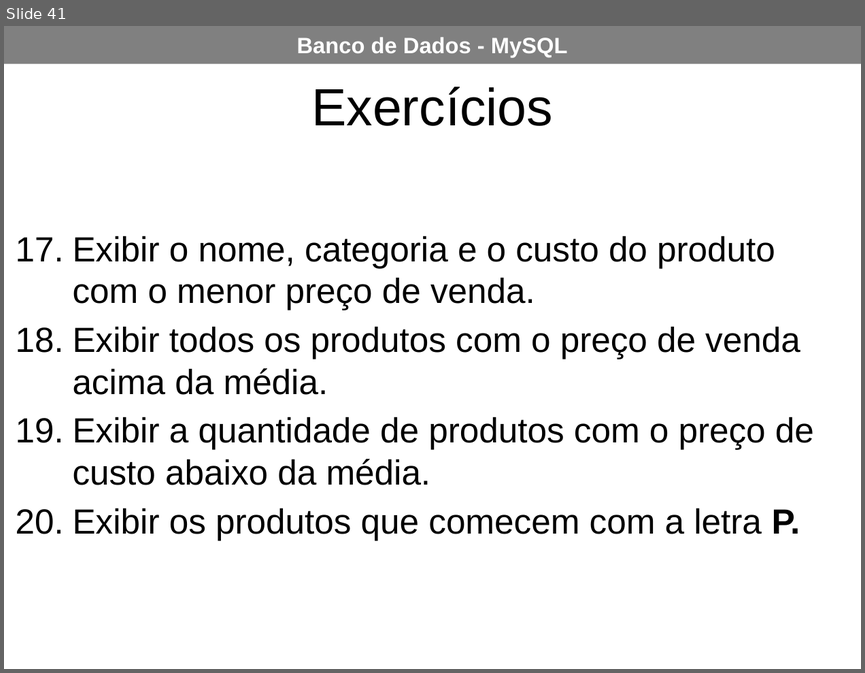
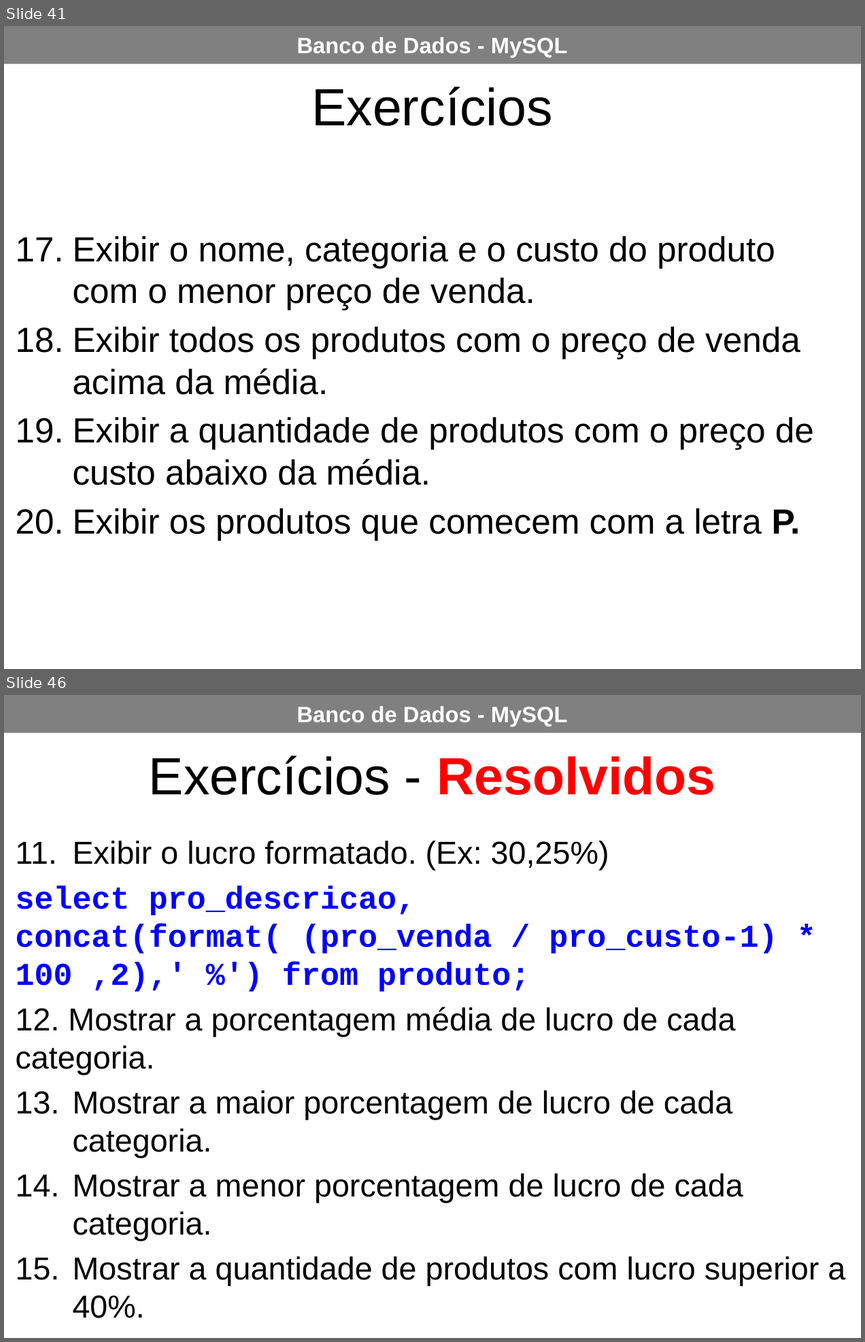
Before and after one commit to AlessandroEtec/2_ETIM_TLBDII, a slide deck: Sistema de Vendas MySQL.pptx. Shown one above the other, each under a label of ours: slide 41 before the commit, slides 41 and 46 after it; the slides between them are not shown. The pictures are 865x673 and 865x1342 pixels, drawn with LibreOffice and Linux fonts; fonts in the diff are those of the drawing. Boxes give left, top, right and bottom in pixels: in the first picture for what was removed or moved away, otherwise in the second. Text is boxed around its words. In the diff, an @@ line names an element or a change of style, - is before the commit and + after.

```diff
--- a/Sistema de Vendas MySQL.pptx
+++ b/Sistema de Vendas MySQL.pptx
@@ slide 46 added at <box>4,695,861,1338</box>, background #FFFFFF; not listed: 1 template element that a slide beside it also shows @@
@@ text added at <box>149,756,715,795</box>, 33 pt, text #000000 @@
+Exercícios - Resolvidos
@@ text added at <box>16,841,845,1318</box>, 20 pt, text #000000 @@
+11. Exibir o lucro formatado. (Ex: 30,25%)
+select pro_descricao, concat(format( (pro_venda / pro_custo-1) * 100 ,2),' %') from produto;
+12. Mostrar a porcentagem média de lucro de cada categoria.
+13. Mostrar a maior porcentagem de lucro de cada categoria.
+14. Mostrar a menor porcentagem de lucro de cada categoria.
+15. Mostrar a quantidade de produtos com lucro superior a 40%.
```
Also in this commit, not shown: 1 slide changed, 3 other slides added.
